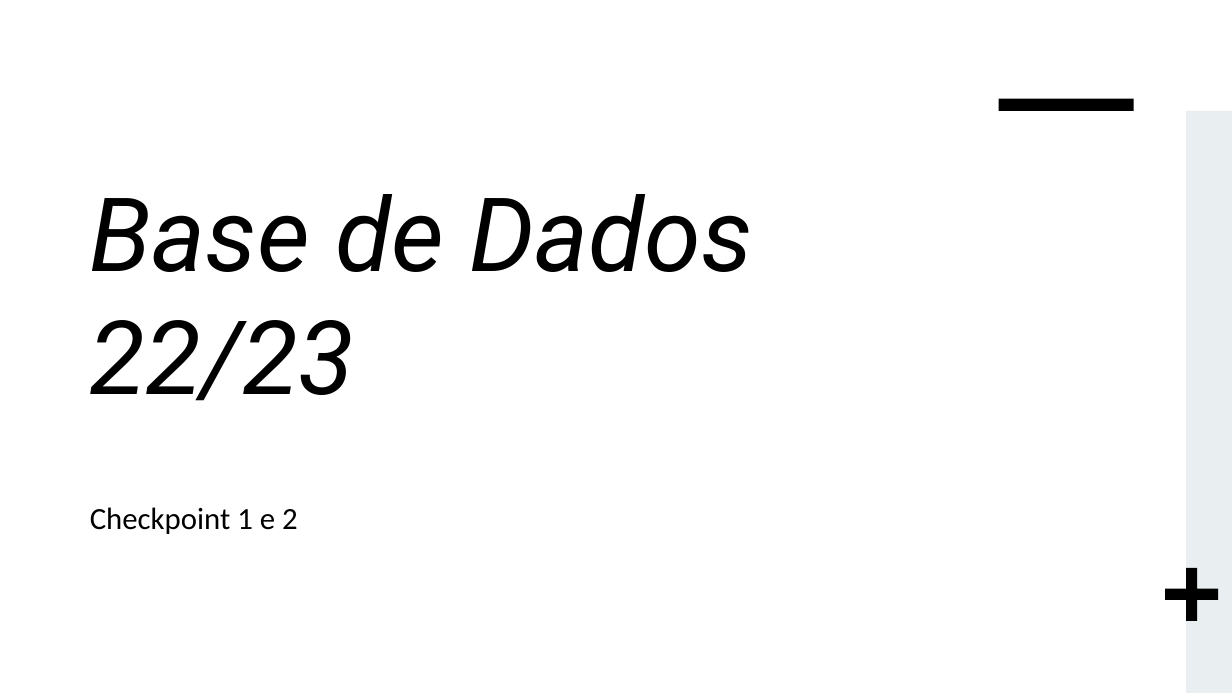
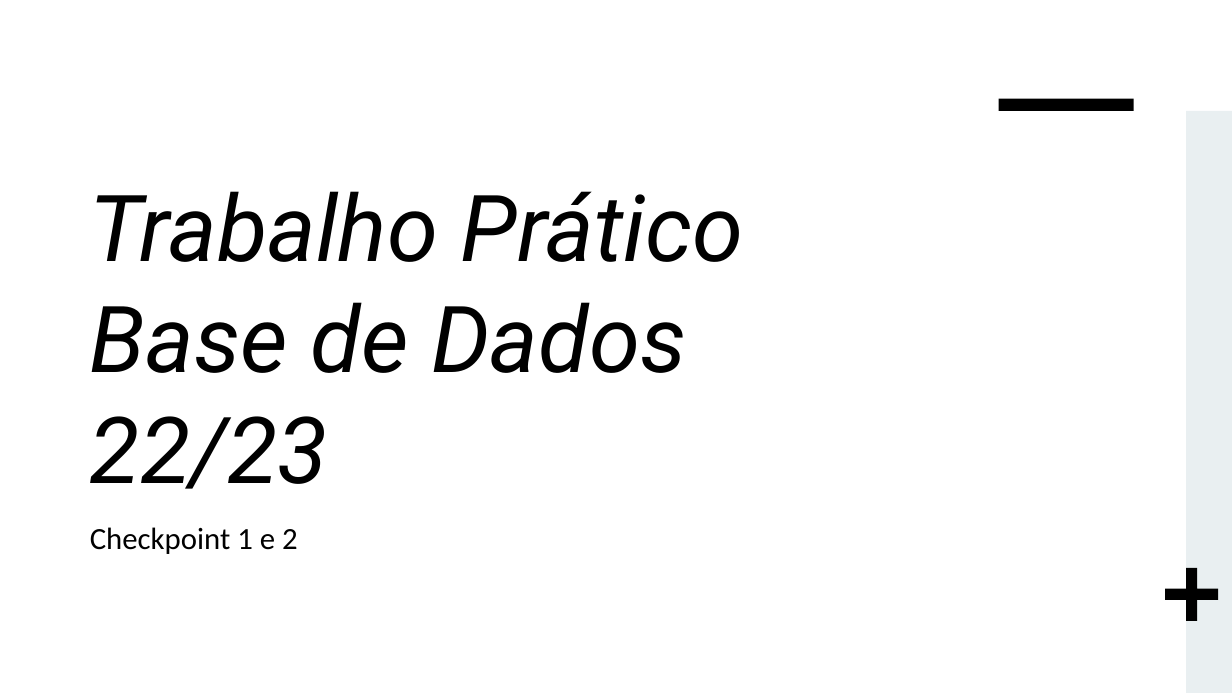
Before and after one commit to TiagoPR/AmazoniaTM, a slide deck: slide 1 of Trabalho Base de dados.pptx. Drawn at 1232x693 pixels with LibreOffice and Linux fonts; fonts in the diff are those of the drawing. Boxes give left, top, right and bottom in pixels: in the first picture for what was removed or moved away, otherwise in the second. Text is boxed around its words. In the diff, an @@ line names an element or a change of style, - is before the commit and + after.

```diff
--- a/Trabalho Base de dados.pptx
+++ b/Trabalho Base de dados.pptx
@@ title at (90,191,744,489): text changed; size 80 to 72 pt @@
-Base de Dados
-22/23
+Trabalho Prático
+Base de Dados
+22/23
@@ subtitle "Checkpoint 1 e 2": place and size @@
-subtitle "Checkpoint 1 e 2" at (90,507,298,534)
+subtitle "Checkpoint 1 e 2" at (90,527,298,554)
```
Also in this commit, not shown: 4 other slides changed, 1 other file.
